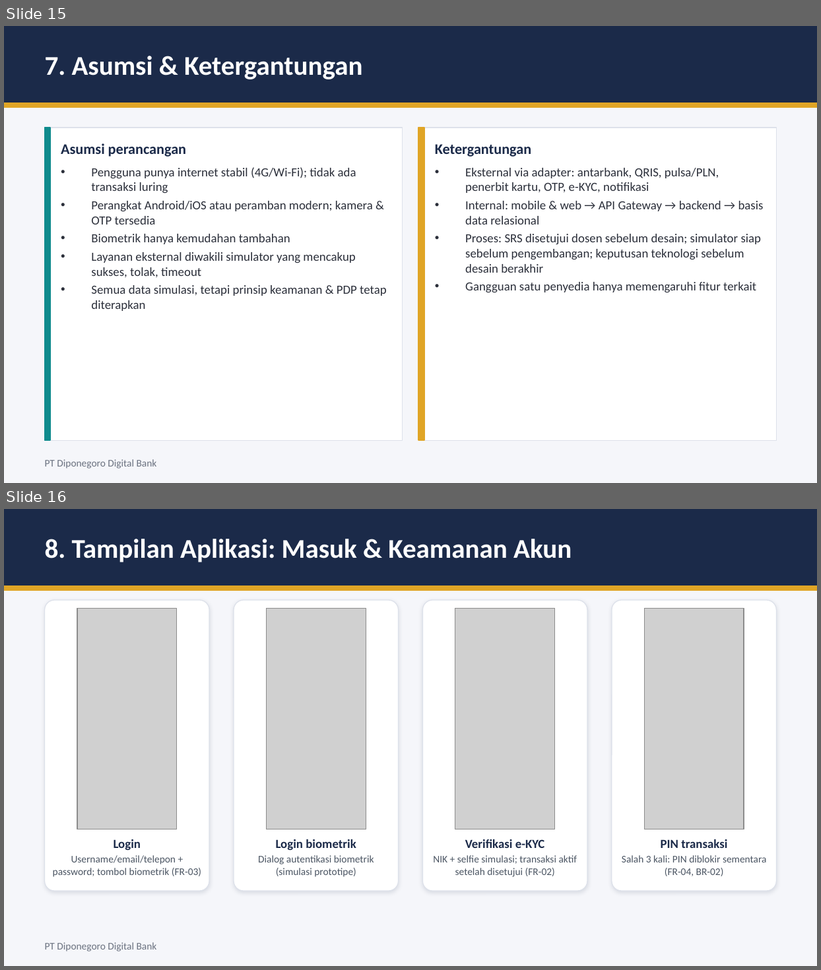
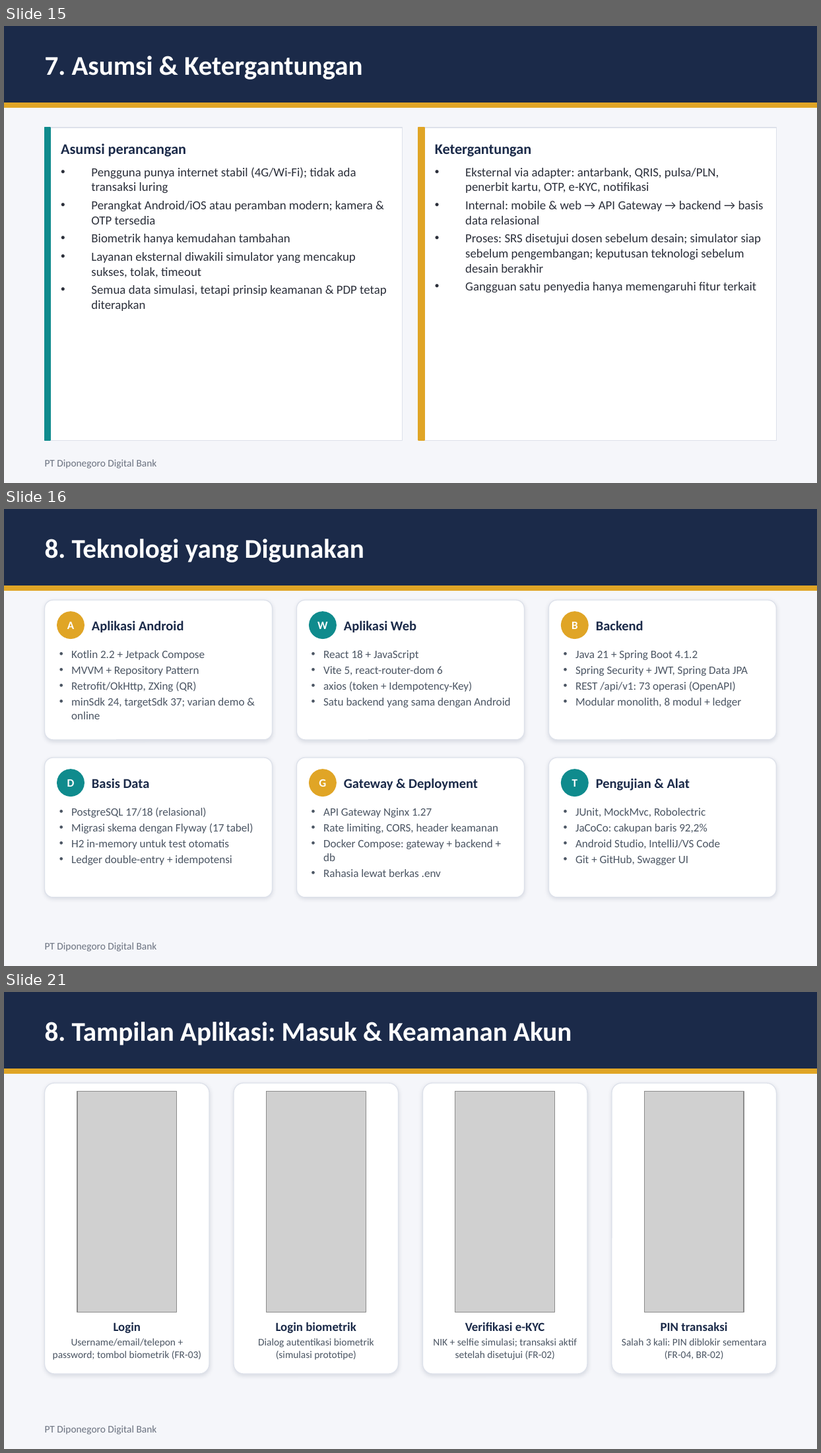
Before and after one commit to SOL-glorious26/diponegoro-digital-bank, a slide deck: Presentasi/17_november_2026/PPT Final.pptx. Shown one above the other, each under a label of ours: slides 15 and 16 before the commit, slides 15, 16 and 21 after it; the slides between them are not shown. The pictures are 821x970 and 821x1453 pixels, drawn with LibreOffice and Linux fonts; fonts in the diff are those of the drawing; grey boxes stand for pictures. Boxes give left, top, right and bottom in pixels: in the first picture for what was removed or moved away, otherwise in the second. Text is boxed around its words. In the diff, an @@ line names an element or a change of style, - is before the commit and + after.

Commit message:
PPT Final: slide teknologi, arsitektur backend, basis data, deployment, dan pembagian modul kerja
Tambahan slide 16-20 pada bagian 8 dan butir agenda 8 diganti menjadi Teknologi & tampilan aplikasi. MDTA v0.2 disimpan ulang dari Word (nomor halaman).

```diff
--- a/Presentasi/17_november_2026/PPT Final.pptx
+++ b/Presentasi/17_november_2026/PPT Final.pptx
@@ slide 16 added at [4, 509, 817, 966], background #F5F6FA @@
@@ rectangle added at [4, 509, 817, 586], fill #1B2A49, outline #1B2A49 1 pt @@
@@ text added at [45, 539, 364, 562], 24 pt, text #FFFFFF, bold @@
+8. Teknologi yang Digunakan
@@ rectangle added at [4, 586, 817, 590], fill #E0A526, outline #E0A526 1 pt @@
@@ rounded rectangle added at [45, 600, 273, 740], fill #FFFFFF, outline #DDE1EA 0.75 pt @@
@@ rounded rectangle added at [297, 600, 524, 740], fill #FFFFFF, outline #DDE1EA 0.75 pt @@
@@ rounded rectangle added at [548, 600, 776, 740], fill #FFFFFF, outline #DDE1EA 0.75 pt @@
@@ ellipse added at [57, 611, 85, 639], fill #E0A526, 10 pt, text #FFFFFF, bold @@
+A
@@ text added at [92, 621, 184, 633], 12 pt, text #1B2A49, bold @@
+Aplikasi Android
@@ ellipse added at [309, 611, 337, 639], fill #0F8B8D, 10 pt, text #FFFFFF, bold @@
+W
@@ text added at [344, 621, 416, 633], 12 pt, text #1B2A49, bold @@
+Aplikasi Web
@@ ellipse added at [561, 611, 589, 639], fill #E0A526, 10 pt, text #FFFFFF, bold @@
+B
@@ text added at [596, 621, 644, 630], 12 pt, text #1B2A49, bold @@
+Backend
@@ text added at [71, 650, 244, 720], 10 pt, text #4B5563 @@
+• Kotlin 2.2 + Jetpack Compose
+• MVVM + Repository Pattern
+• Retrofit/OkHttp, ZXing (QR)
+• minSdk 24, targetSdk 37; varian demo & online
@@ text added at [323, 650, 510, 708], 10 pt, text #4B5563 @@
+• React 18 + JavaScript
+• Vite 5, react-router-dom 6
+• axios (token + Idempotency-Key)
+• Satu backend yang sama dengan Android
@@ text added at [576, 650, 748, 708], 10 pt, text #4B5563 @@
+• Java 21 + Spring Boot 4.1.2
+• Spring Security + JWT, Spring Data JPA
+• REST /api/v1: 73 operasi (OpenAPI)
+• Modular monolith, 8 modul + ledger
@@ rounded rectangle added at [45, 758, 273, 898], fill #FFFFFF, outline #DDE1EA 0.75 pt @@
@@ rounded rectangle added at [297, 758, 524, 898], fill #FFFFFF, outline #DDE1EA 0.75 pt @@
@@ rounded rectangle added at [548, 758, 776, 898], fill #FFFFFF, outline #DDE1EA 0.75 pt @@
@@ ellipse added at [57, 769, 85, 797], fill #0F8B8D, 10 pt, text #FFFFFF, bold @@
+D
@@ text added at [92, 778, 150, 788], 12 pt, text #1B2A49, bold @@
+Basis Data
@@ ellipse added at [309, 769, 337, 797], fill #E0A526, 10 pt, text #FFFFFF, bold @@
+G
@@ text added at [344, 778, 478, 791], 12 pt, text #1B2A49, bold @@
+Gateway & Deployment
@@ ellipse added at [561, 769, 589, 797], fill #0F8B8D, 10 pt, text #FFFFFF, bold @@
+T
@@ text added at [596, 778, 690, 791], 12 pt, text #1B2A49, bold @@
+Pengujian & Alat
@@ text added at [71, 807, 253, 865], 10 pt, text #4B5563 @@
+• PostgreSQL 17/18 (relasional)
+• Migrasi skema dengan Flyway (17 tabel)
+• H2 in-memory untuk test otomatis
+• Ledger double-entry + idempotensi
@@ text added at [323, 808, 498, 877], 10 pt, text #4B5563 @@
+• API Gateway Nginx 1.27
+• Rate limiting, CORS, header keamanan
+• Docker Compose: gateway + backend + db
+• Rahasia lewat berkas .env
@@ text added at [576, 808, 720, 865], 10 pt, text #4B5563 @@
+• JUnit, MockMvc, Robolectric
+• JaCoCo: cakupan baris 92,2%
+• Android Studio, IntelliJ/VS Code
+• Git + GitHub, Swagger UI
@@ text added at [45, 943, 157, 952], 9 pt, text #6B7280 @@
+PT Diponegoro Digital Bank
@@ what was slide 16 is now slide 21 @@
```
Also in this commit, not shown: 1 slide changed, 4 other slides added, 1 other file.
